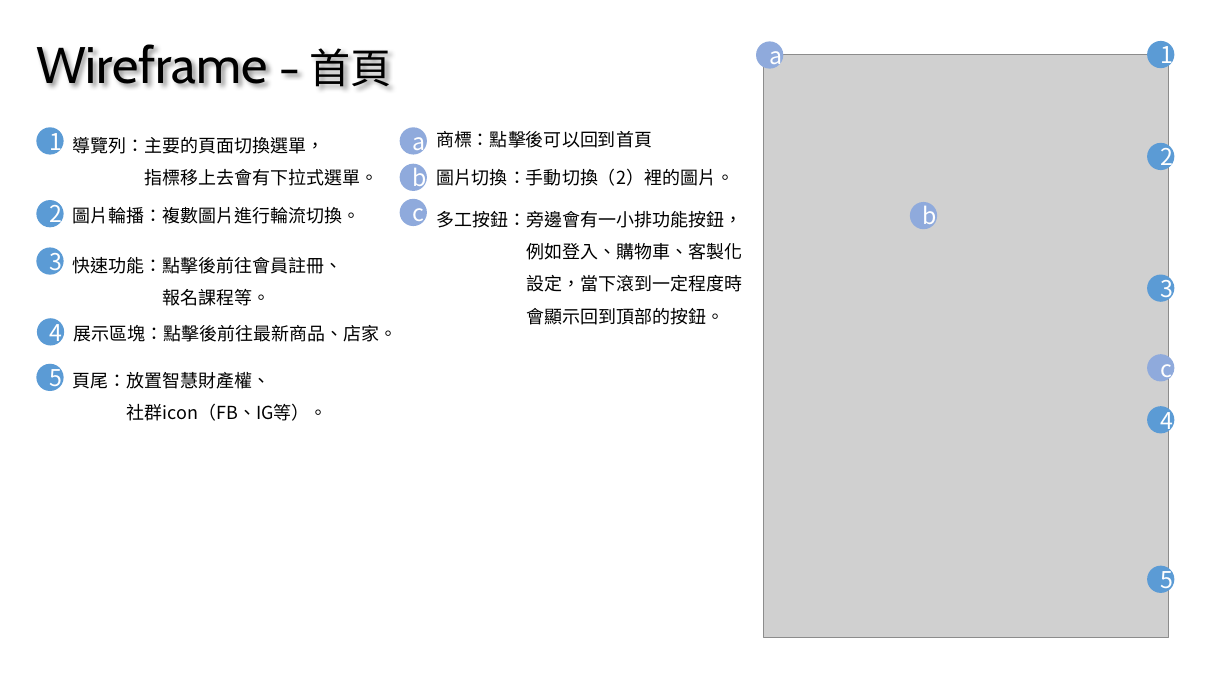
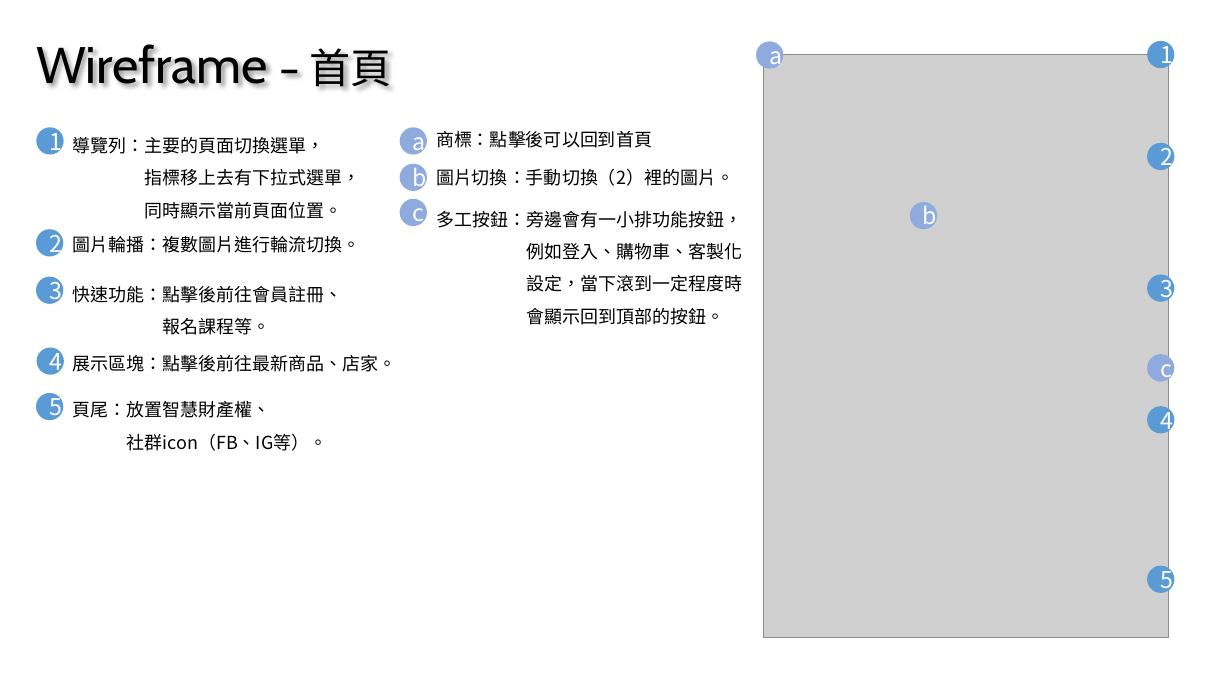
Before and after one commit to MercyLM/MyWeb, a slide deck: slide 7 of 個人作品報告.pptx. Drawn at 1232x693 pixels with LibreOffice and Linux fonts; fonts in the diff are those of the drawing; grey boxes stand for pictures. Boxes give left, top, right and bottom in pixels: in the first picture for what was removed or moved away, otherwise in the second. Text is boxed around its words. In the diff, an @@ line names an element or a change of style, - is before the commit and + after.

```diff
--- a/個人作品報告.pptx
+++ b/個人作品報告.pptx
@@ text at (145,169,361,219): text changed @@
-指標移上去會有下拉式選單。
+指標移上去有下拉式選單，
+同時顯示當前頁面位置。
@@ 4 ellipses, 4 texts: place and size @@
-4 ellipses, 4 texts at (36,201,397,421)
+4 ellipses, 4 texts at (36,229,397,451)
```
Also in this commit, not shown: 5 other slides changed, 1 slide removed.
